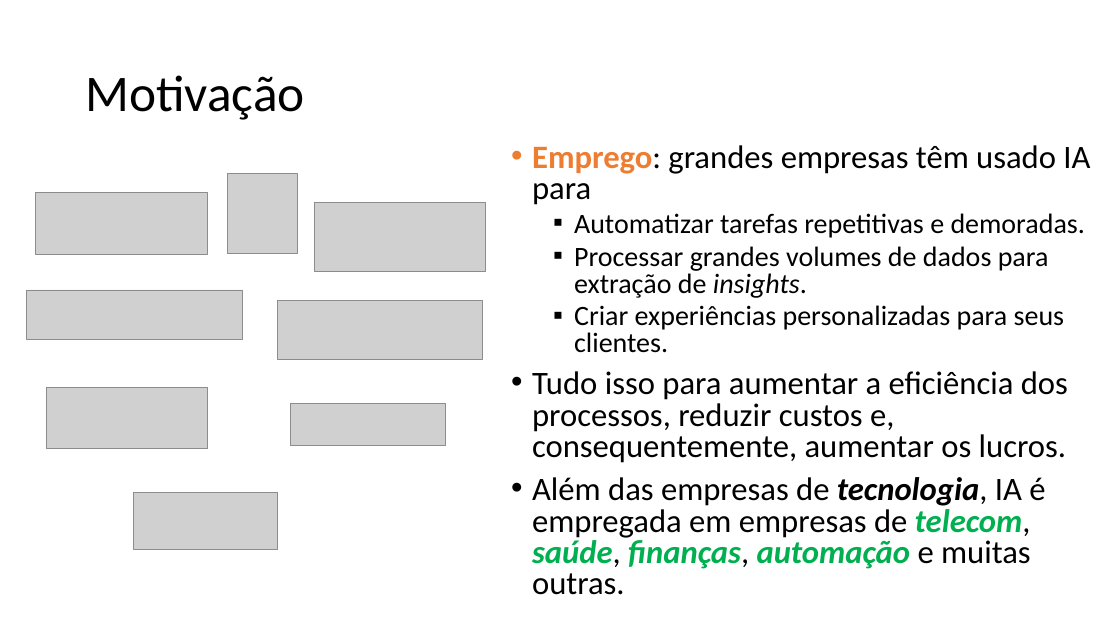
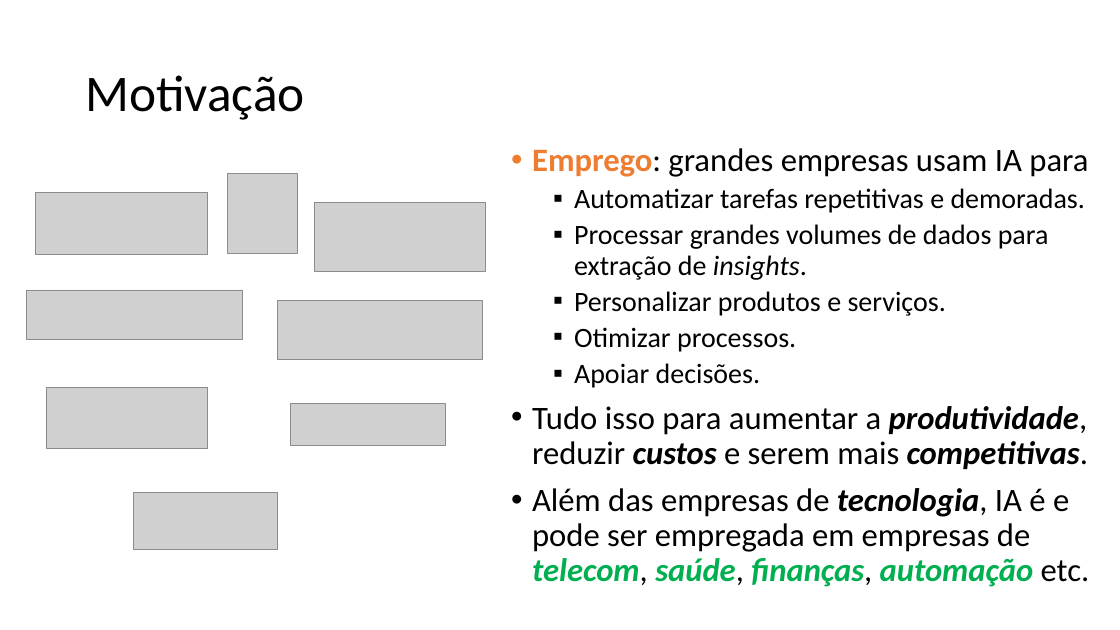
Before and after one commit to zz4fap/t319_aprendizado_de_maquina, a slide deck: slide 7 of slides/T319_Introdução.pptx (slide 6 before the commit). Drawn at 1120x630 pixels with LibreOffice and Linux fonts; fonts in the diff are those of the drawing; grey boxes stand for pictures. Boxes give left, top, right and bottom in pixels: in the first picture for what was removed or moved away, otherwise in the second. Text is boxed around its words. In the diff, an @@ line names an element or a change of style, - is before the commit and + after.

Commit message:
update of slides

```diff
--- a/slides/T319_Introdução.pptx
+++ b/slides/T319_Introdução.pptx
@@ text at [532, 148, 1088, 177]: text changed @@
-• Emprego: grandes empresas têm usado IA para
+• Emprego: grandes empresas usam IA para
@@ text at [574, 188, 1085, 280]: line spacing 0.8 to 0.9 @@
@@ text at [532, 291, 1090, 587]: text changed @@
-  ▪ Criar experiências personalizadas para seus clientes.
-• Tudo isso para aumentar a eficiência dos processos, reduzir custos e, consequentemente, aumentar os lucros.
-• Além das empresas de tecnologia, IA é empregada em empresas de telecom, saúde, finanças, automação e muitas outras.
+  ▪ Personalizar produtos e serviços.
+  ▪ Otimizar processos.
+  ▪ Apoiar decisões.
+• Tudo isso para aumentar a produtividade, reduzir custos e serem mais competitivas.
+• Além das empresas de tecnologia, IA é e pode ser empregada em empresas de telecom, saúde, finanças, automação etc.
```
Also in this commit, not shown: 21 other slides changed, 3 slides added, 5 slides removed, 1 other file.
